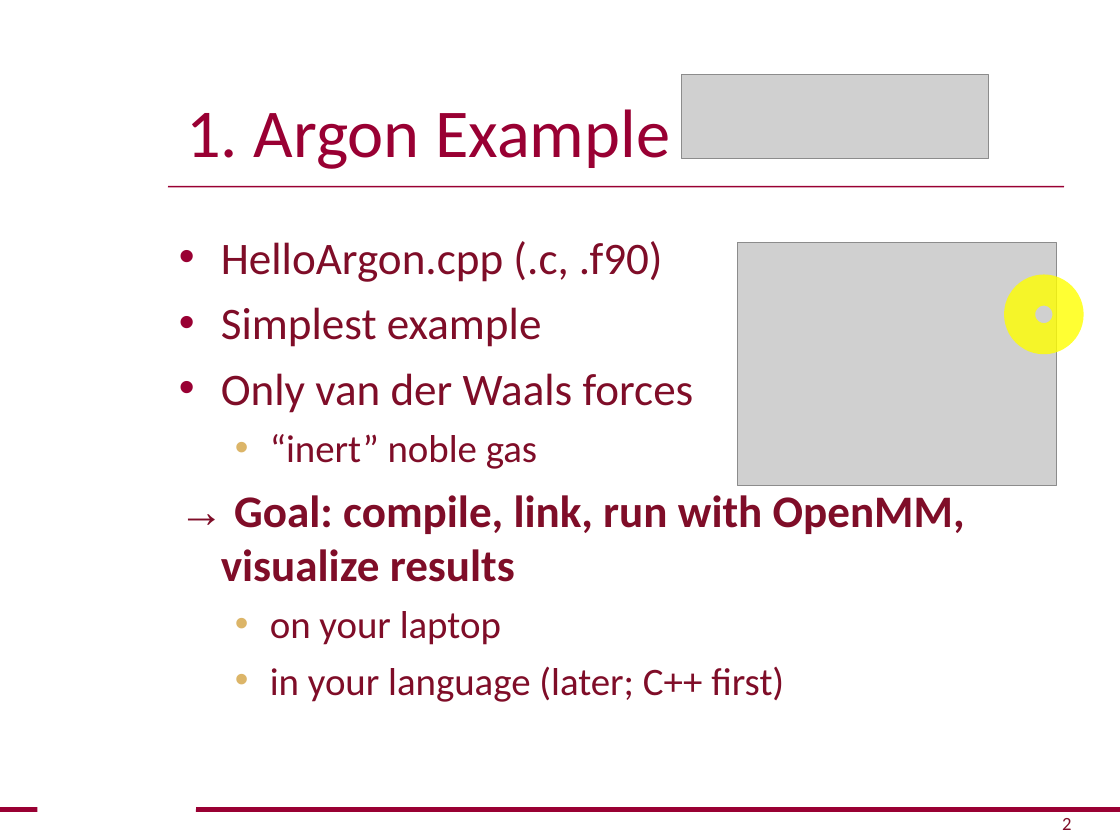
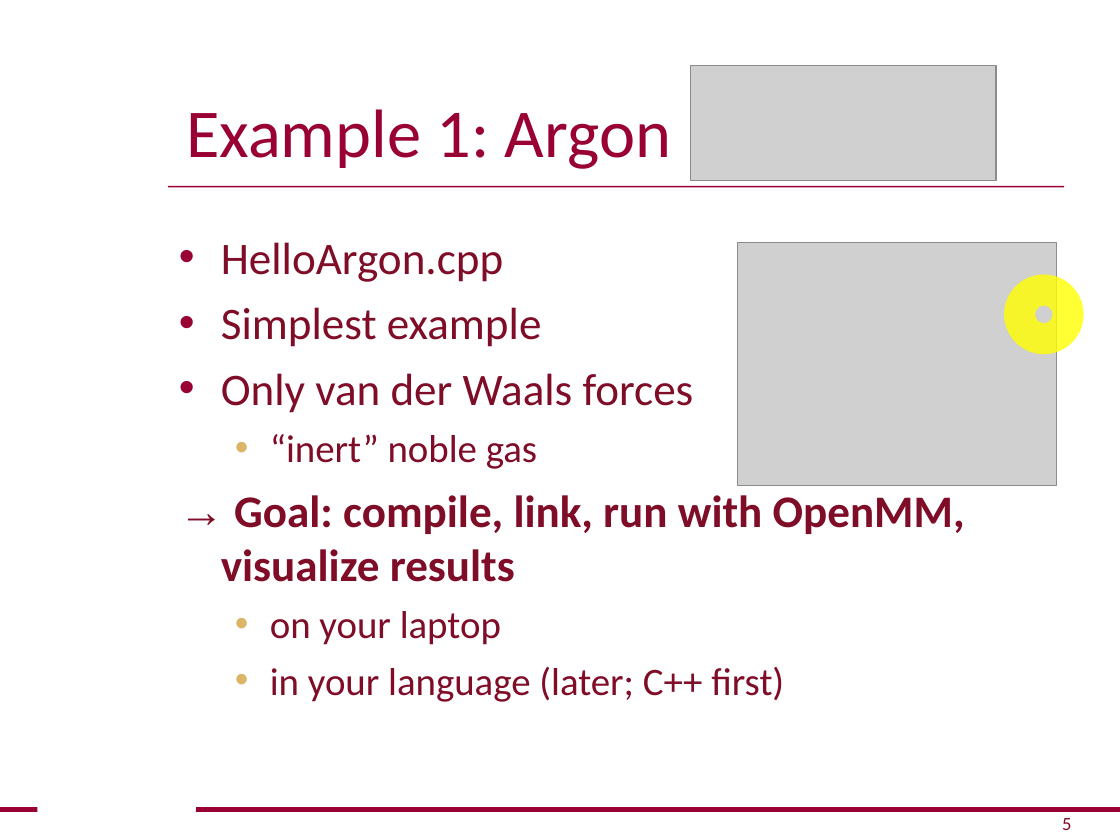
Before and after one commit to openmm/openmm, a slide deck: slide 5 of examples/HelloOpenMM.ppt (slide 2 before the commit). Drawn at 1120x840 pixels with LibreOffice and Linux fonts; fonts in the diff are those of the drawing; grey boxes stand for pictures; background and template pictures are left out. Boxes give left, top, right and bottom in pixels: in the first picture for what was removed or moved away, otherwise in the second. Text is boxed around its words. In the diff, an @@ line names an element or a change of style, - is before the commit and + after.

Commit message:
Polished the slide show for the examples.

```diff
--- a/examples/HelloOpenMM.ppt
+++ b/examples/HelloOpenMM.ppt
@@ picture: place and size @@
-picture at bbox=[681, 75, 988, 159]
+picture at bbox=[691, 65, 997, 180]
@@ title at bbox=[186, 109, 671, 169]: text changed @@
-1. Argon Example
+Example 1: Argon
@@ text at bbox=[221, 242, 503, 282]: text changed @@
-• HelloArgon.cpp (.c, .f90)
+• HelloArgon.cpp
@@ page number at bbox=[1062, 818, 1071, 830]: text changed @@
-2
+5
```
Also in this commit, not shown: 8 other slides changed, 6 slides added, 2 slides removed.
